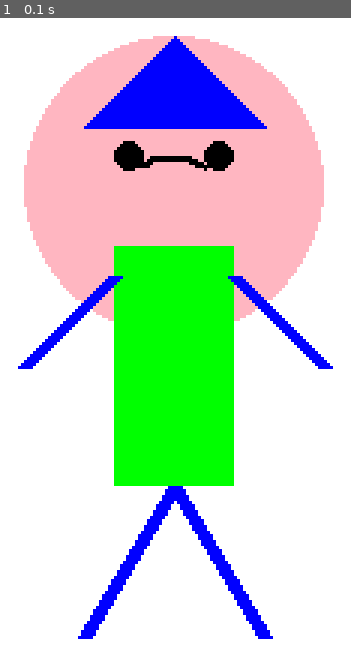
Above: before the commit, frame 1.
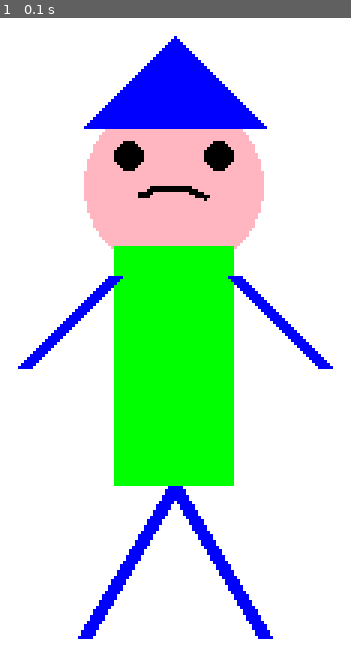
Above: after the commit, the same moment.

Repository: Douglas4GR/Game-Dev-Ideas
Game: pygame game, started from pygame/aprendendo_cores_e_formas.py
Two runs of this game, one before a commit and one after it. Both use one fixed random seed, a clock stepped at 60 frames per second and the inputs below.
Inputs:
- Up to frame 1 (0.1 s): no input

The runs differ from the first frame. In frame 1, 14% of the frame differs, in the area x 6-93%, y 2-48%.

Commit message:
tentando melhorar o bonequinho (primeira tentativa)

Diff:
--- a/pygame/aprendendo_cores_e_formas.py
+++ b/pygame/aprendendo_cores_e_formas.py
@@ -27,14 +27,14 @@
     tela.fill(branco)  # Preencher a tela com fundo branco
 
     # Cabeça
-    pygame.draw.circle(tela, rosa, (400, 300), 50)
+    pygame.draw.circle(tela, rosa, (400, 300), 30)
 
     # Olhos
     pygame.draw.circle(tela, preto, (385, 290), 5)
     pygame.draw.circle(tela, preto, (415, 290), 5)
 
     # Boca
-    pygame.draw.arc(tela, preto, (385, 290, 30, 20), 0.7, 2.4, 2)
+    pygame.draw.arc(tela, preto, (385, 300, 30, 20), 0.7, 2.4, 2)
 
     # Cabelo
     pygame.draw.polygon(tela, azul, [(400, 250), (370, 280), (430, 280)])
